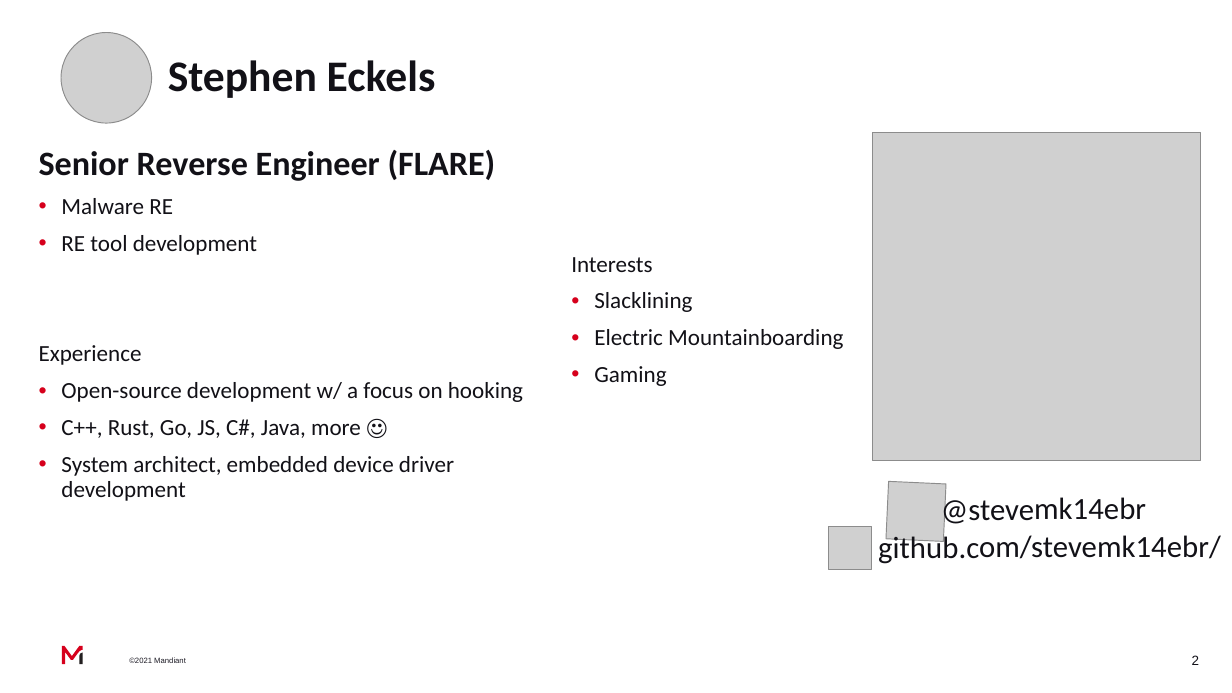
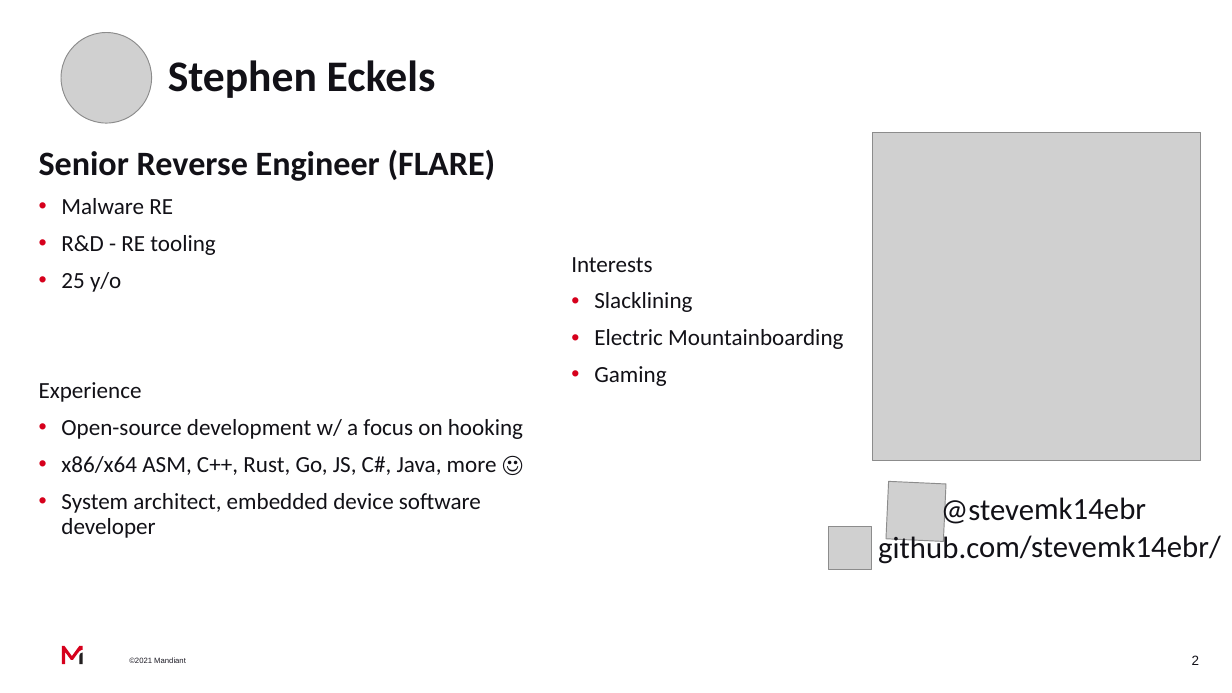
Before and after one commit to mandiant/STrace, a slide deck: slide 2 of blog/STrace_DEFCON.pptx. Drawn at 1232x693 pixels with LibreOffice and Linux fonts; fonts in the diff are those of the drawing; grey boxes stand for pictures; background and template pictures are left out. Boxes give left, top, right and bottom in pixels: in the first picture for what was removed or moved away, otherwise in the second. Text is boxed around its words. In the diff, an @@ line names an element or a change of style, - is before the commit and + after.

```diff
--- a/blog/STrace_DEFCON.pptx
+++ b/blog/STrace_DEFCON.pptx
@@ text at [61,235,215,292]: text changed @@
-  • RE tool development
+  • R&D - RE tooling
+  • 25 y/o
@@ text at [61,456,497,538]: text changed @@
-  • C++, Rust, Go, JS, C#, Java, more ☺
-  • System architect, embedded device driver development
+  • x86/x64 ASM, C++, Rust, Go, JS, C#, Java, more ☺
+  • System architect, embedded device software developer
```
Also in this commit, not shown: 4 other slides changed, 5 slides added, 7 other files.
